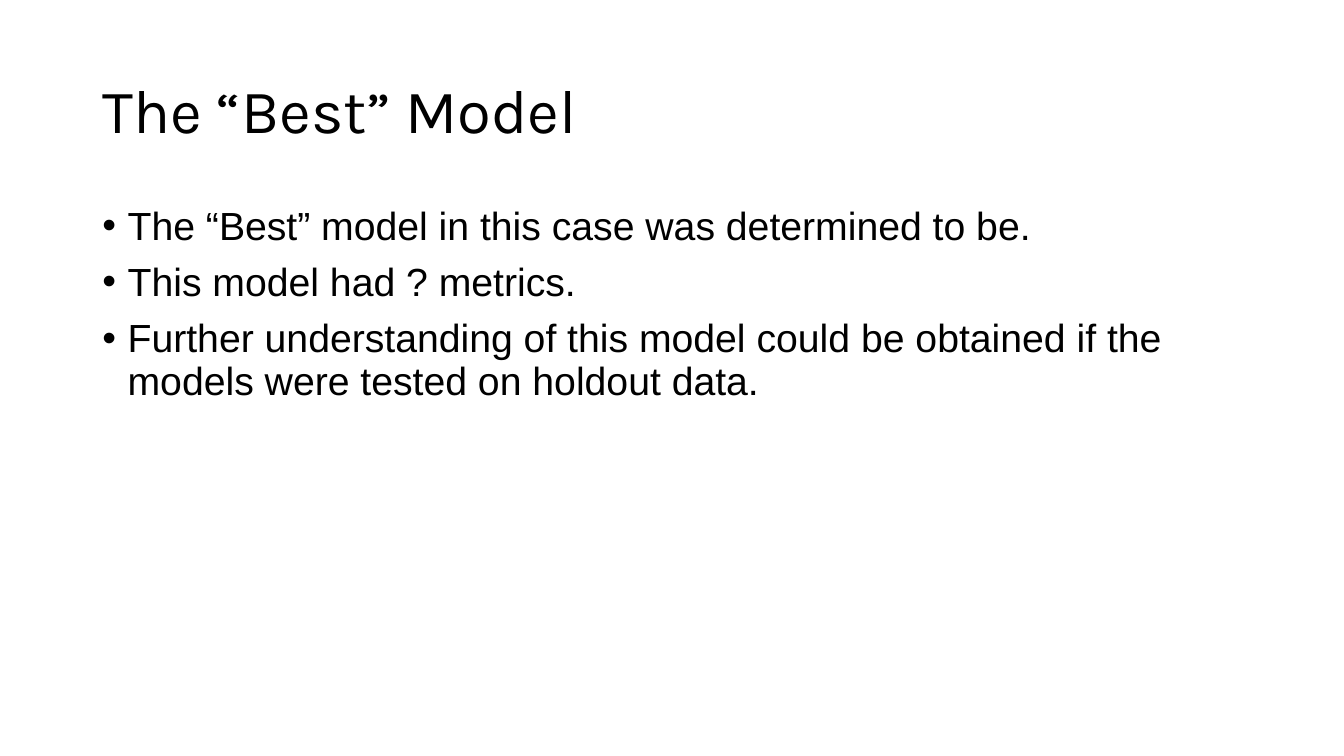
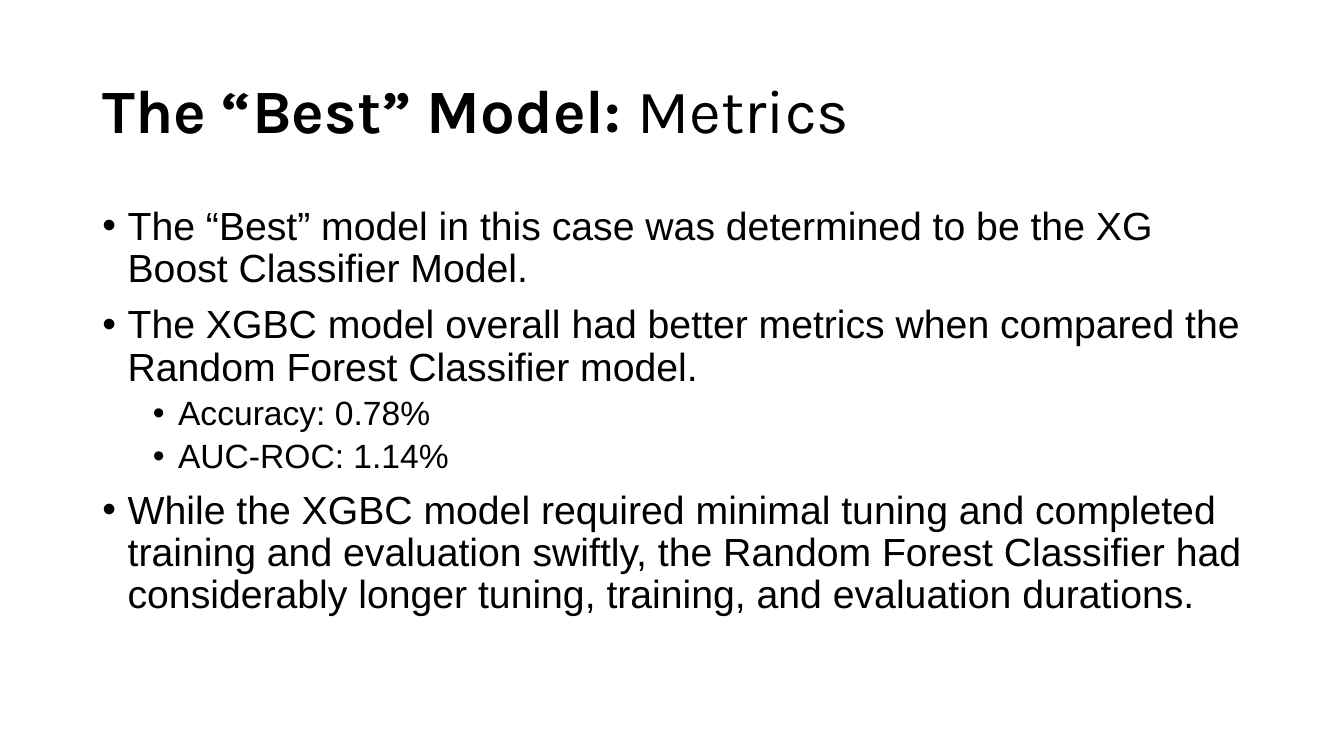
Before and after one commit to Mcusac/Case-Study-X, a slide deck: slide 15 of Cusack_Matthew_CaseStudy7.pptx (slide 13 before the commit). Drawn at 1344x756 pixels with LibreOffice and Linux fonts; fonts in the diff are those of the drawing. Boxes give left, top, right and bottom in pixels: in the first picture for what was removed or moved away, otherwise in the second. Text is boxed around its words. In the diff, an @@ line names an element or a change of style, - is before the commit and + after.

```diff
--- a/Cusack_Matthew_CaseStudy7.pptx
+++ b/Cusack_Matthew_CaseStudy7.pptx
@@ title at [102,90,849,134]: text changed; bold on @@
-The “Best” Model
+The “Best” Model: Metrics
@@ text at [128,211,1241,616]: text changed @@
-• The “Best” model in this case was determined to be.
-• This model had ? metrics.
-• Further understanding of this model could be obtained if the models were tested on holdout data.
+• The “Best” model in this case was determined to be the XG Boost Classifier Model.
+• The XGBC model overall had better metrics when compared the Random Forest Classifier model.
+  • Accuracy: 0.78%
+  • AUC-ROC: 1.14%
+• While the XGBC model required minimal tuning and completed training and evaluation swiftly, the Random Forest Classifier had considerably longer tuning, training, and evaluation durations.
```
Also in this commit, not shown: 9 other slides changed, 6 slides added, 3 slides removed, 15 other files.
